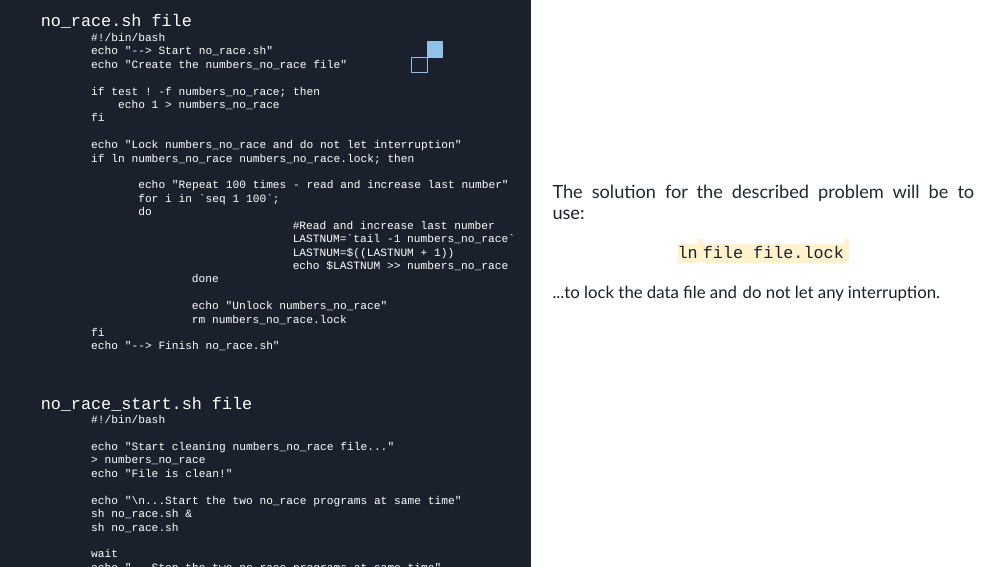
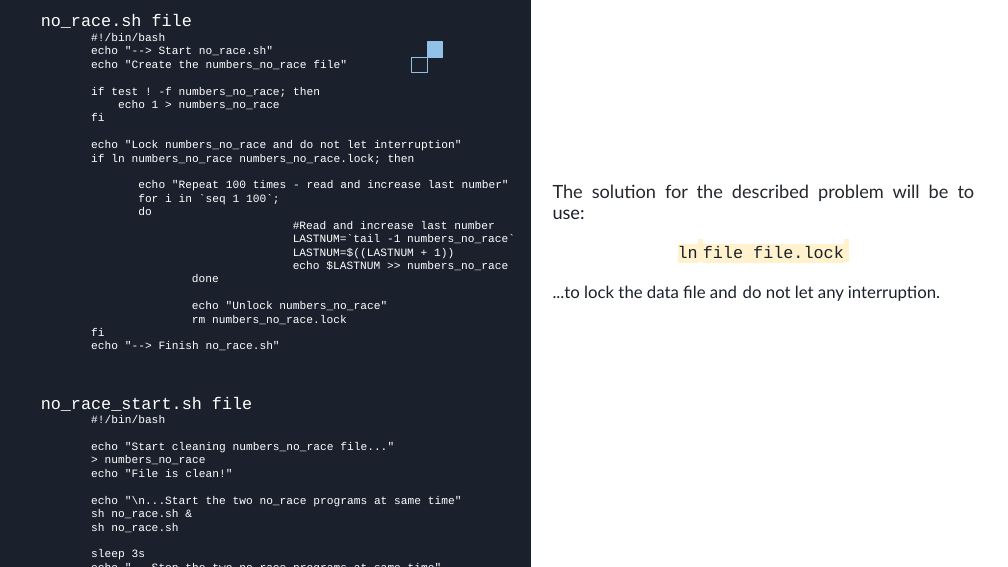
Before and after one commit to desi109/race-task, a slide deck: slide 6 of Presentation/Course project_ Operating Systems - Write a shell script that produces a file of sequential numbers.pptx. Drawn at 1008x567 pixels with LibreOffice and Linux fonts; fonts in the diff are those of the drawing. Boxes give left, top, right and bottom in pixels: in the first picture for what was removed or moved away, otherwise in the second. Text is boxed around its words. In the diff, an @@ line names an element or a change of style, - is before the commit and + after.

```diff
--- a/Presentation/Course project_ Operating Systems - Write a shell script that produces a file of sequential numbers.pptx
+++ b/Presentation/Course project_ Operating Systems - Write a shell script that produces a file of sequential numbers.pptx
@@ title at (91,550,145,560): text changed @@
-wait
+sleep 3s
```
Also in this commit, not shown: 1 other slide changed, 2 other files.
